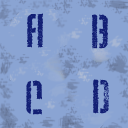
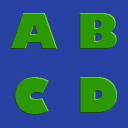
Layers edited between the first and the second 128 × 128 image:
hid "D" (1st of 2) over [93, 79, 109, 114]
hid "C" (1st of 2) over [26, 80, 42, 115]
hid "B" (1st of 2) over [92, 14, 108, 49]
hid "A" (1st of 2) over [27, 13, 43, 48]
added layer "D" (2nd of 2) above "C" over [79, 77, 117, 113]
added layer "C" (2nd of 2) above "B" over [14, 77, 49, 115]
added layer "B" (2nd of 2) above "Layer 5" over [79, 13, 117, 49]
added layer "A" (2nd of 2) over [10, 13, 58, 49]
added layer "Layer 4" above "Layer 3" over [0, 0, 128, 128]
hid "Layer 3" over [0, 0, 128, 128]
hid "Layer 1" over [0, 0, 128, 128]
